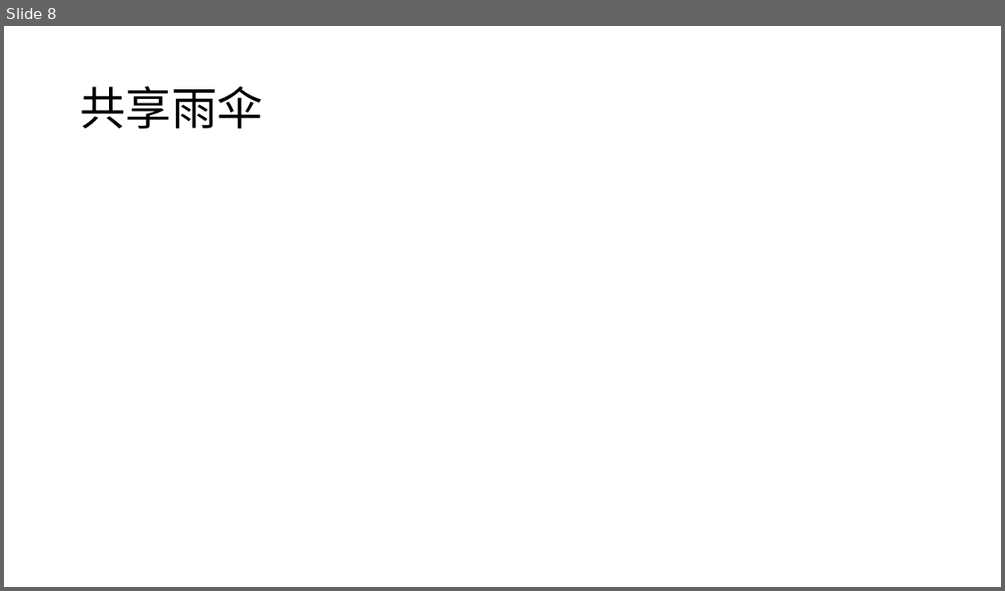
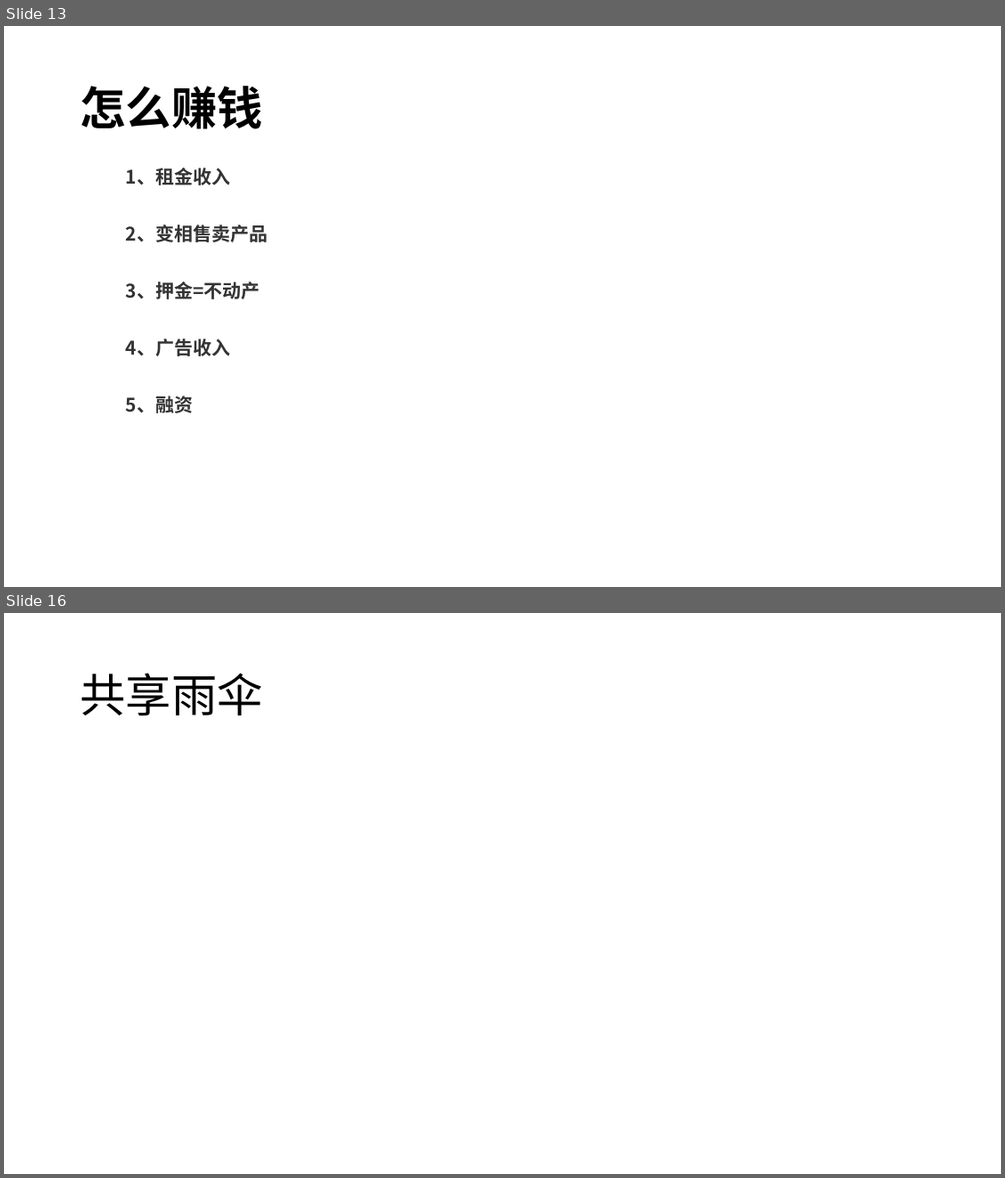
Before and after one commit to FredJiangFei/MyDocuments, a slide deck: 共享项目.pptx. Shown one above the other, each under a label of ours: slide 8 before the commit, slides 13 and 16 after it; the slides between them are not shown. The pictures are 1005x591 and 1005x1178 pixels, drawn with LibreOffice and Linux fonts; fonts in the diff are those of the drawing. Boxes give left, top, right and bottom in pixels: in the first picture for what was removed or moved away, otherwise in the second. Text is boxed around its words. In the diff, an @@ line names an element or a change of style, - is before the commit and + after.

```diff
--- a/共享项目.pptx
+++ b/共享项目.pptx
@@ slide 13 added at [4, 26, 1001, 587], background #FFFFFF @@
@@ title added at [80, 86, 262, 129], 44 pt, text #000000, bold @@
+怎么赚钱
@@ text added at [126, 168, 230, 185], 18 pt, text #333333, bold @@
+1、租金收入
@@ text added at [126, 224, 267, 242], 18 pt, text #333333, bold @@
+2、变相售卖产品
@@ text added at [126, 281, 260, 299], 18 pt, text #333333, bold @@
+3、押金=不动产
@@ text added at [126, 338, 230, 356], 18 pt, text #333333, bold @@
+4、广告收入
@@ text added at [126, 395, 193, 413], 18 pt, text #333333, bold @@
+5、融资
@@ what was slide 8 is now slide 16 @@
```
Also in this commit, not shown: 5 slides changed, 12 other slides added, 3 slides removed.
